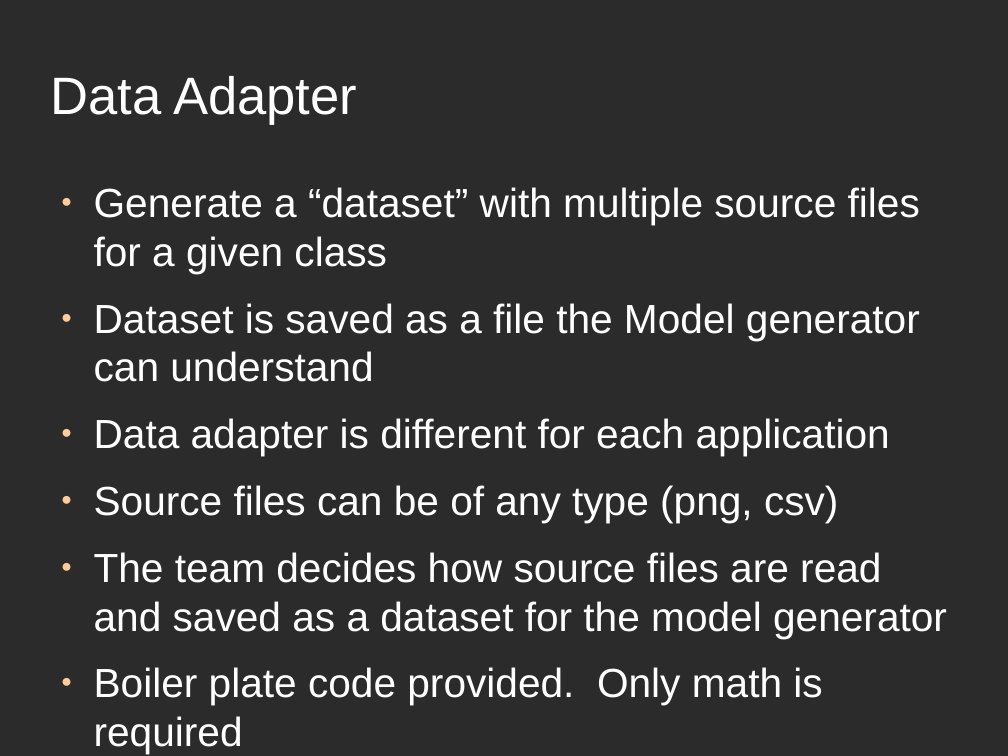
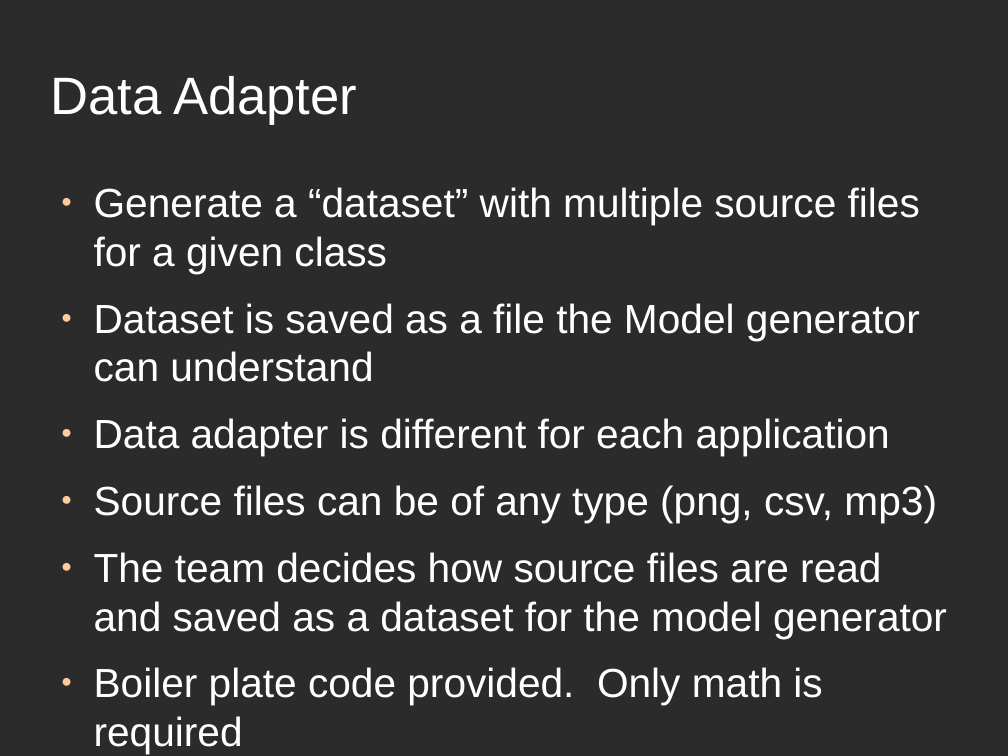
Before and after one commit to adam-lafontaine/AugmentedAI, a slide deck: slide 13 of readme.odp. Drawn at 1008x756 pixels with LibreOffice and Linux fonts; fonts in the diff are those of the drawing; background and template pictures are left out; a plain dark background stands for a picture behind light text. Boxes give left, top, right and bottom in pixels: in the first picture for what was removed or moved away, otherwise in the second. Text is boxed around its words. In the diff, an @@ line names an element or a change of style, - is before the commit and + after.

```diff
--- a/readme.odp
+++ b/readme.odp
@@ text at box(94, 485, 937, 523): text changed @@
-● Source files can be of any type (png, csv)
+● Source files can be of any type (png, csv, mp3)
```
Also in this commit, not shown: 1 other slide changed, 2 other files.
